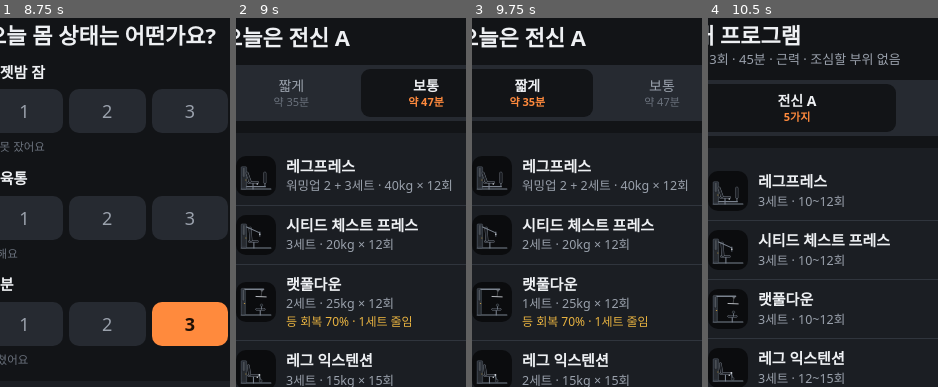
Above: before the commit, frames 1-4 (left to right).
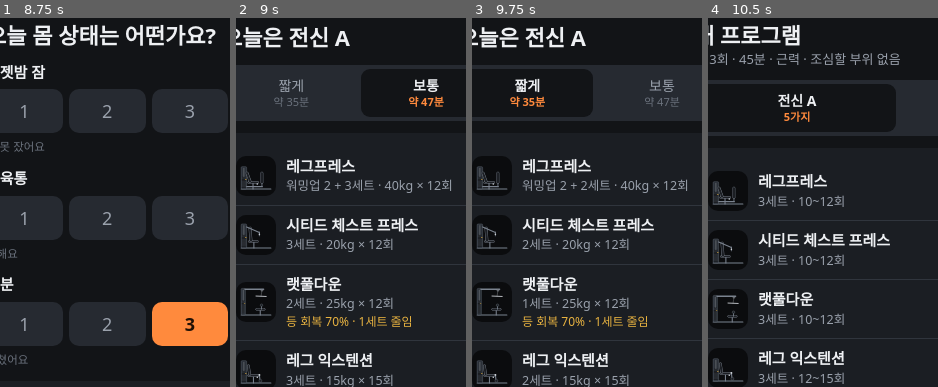
Above: after the commit, the same moments.

Repository: bee-tinker/games
Game: browser game, page pt/mockup.html
Two runs of this game, one before a commit and one after it. Both use one fixed random seed, a clock stepped at 60 frames per second and the inputs below.
Inputs:
- Up to frame 1 (8.75 s): click "오늘 운동 시작" at 0.27 s; click "← 뒤로" at 1.27 s; tap Enter at 1.52 s; click "오늘 운동 시작" at 1.77 s; click "2" at 2.02 s; click "1" at 2.77 s; click "4" at 3.52 s; click "5" at 4.27 s; click "4" at 5.02 s; click "1" at 5.77 s; click "2" at 6.52 s; click "5" at 7.27 s; click "3" at 8.02 s
- Up to frame 2 (9 s): click "다음" at 8.77 s
- Up to frame 3 (9.75 s): click "짧게 약 35분" at 9.52 s
- Up to frame 4 (10.5 s): click "수정" at 10.27 s
The pictures show only the part of the screen within x 9-59%, y 7-57%; the shares and areas given below are measured in that part.

Frame 1 is identical in both runs. In frame 2, 0.1% of the frame differs, in the area x 3-14%, y 41-98%; in frame 3, 0.1%; in frame 4, 0.1%.

Commit message:
시안: 기구 그림을 누르면 움직이는 애니메이션 재생
Co-Authored-By: Claude Opus 5.5 <noreply@anthropic.com>
Claude-Session: https://claude.ai/code/session_015AizhTnHQyk9ECKUgb2UHL

Diff:
--- a/pt/mockup.html
+++ b/pt/mockup.html
@@ -77,7 +77,11 @@
 .plac-b{padding:10px 12px 12px;display:flex;flex-direction:column;gap:8px;color:#e9ebee;min-height:0;flex:1}
 .plac-fig{flex:1;min-height:0;display:flex;flex-direction:column;gap:6px}
 .plac-mach{flex:1.05;min-height:0;display:flex;align-items:center;justify-content:center;border-bottom:1px solid #2a2e34;padding-bottom:6px}
+.plac-mach{position:relative;width:100%;background:none;border-left:0;border-right:0;border-top:0;cursor:pointer}
+.plac-mach .mbox{height:100%;display:flex;justify-content:center}
 .plac-mach svg{height:100%;width:auto;max-width:100%}
+.mhint{position:absolute;right:4px;bottom:6px;font-size:11px;color:#c3c9d1;background:rgba(40,44,50,.85);padding:2px 8px;border-radius:99px}
+.plac-mach[data-play="1"] .mhint{color:var(--accent)}
 .plac-bodies{flex:1;min-height:0;display:flex;justify-content:center;gap:14px}
 .plac-bodies svg{height:100%;width:auto}
 .plac-m{font-size:14px;font-weight:700;line-height:1.4;text-align:center}
@@ -361,40 +365,56 @@
 function mCable(x1,y1,x2,y2){return mL(x1,y1,x2,y2,1.3,MC.cr)}
 function mPlate(x,y,r){return '<circle cx="'+x+'" cy="'+y+'" r="'+r+'" fill="'+MC.pl+'" stroke="'+MC.edge+'" stroke-width="1.2"/><circle cx="'+x+'" cy="'+y+'" r="'+(r*0.22)+'" fill="'+MC.cr+'"/>'}
 function mBase(x1,x2){return mL(x1||10,131,x2||150,131,5)}
-function mTower(x,y,w,h){var s='<rect x="'+x+'" y="'+y+'" width="'+w+'" height="'+h+'" rx="5" fill="'+MC.dk+'" stroke="'+MC.fr+'" stroke-width="1.5"/>',sy=y+h*0.45;
-  s+='<rect x="'+(x+4)+'" y="'+sy+'" width="'+(w-8)+'" height="'+(y+h-sy-6)+'" fill="'+MC.pl+'"/>';
-  for(var yy=sy+5;yy<y+h-7;yy+=5)s+=mL(x+4,yy,x+w-4,yy,0.8,MC.edge);
-  return s+mL(x+w/2,y+8,x+w/2,sy,1.4,MC.cr)+'<rect x="'+(x+w-7)+'" y="'+(sy+14)+'" width="6" height="3" rx="1" fill="var(--warn)"/>';}
+// 무게 판 기둥: t(0~1)만큼 윗부분 판이 들려 올라감
+function mTower(x,y,w,h,t){t=t||0;var s='<rect x="'+x+'" y="'+y+'" width="'+w+'" height="'+h+'" rx="5" fill="'+MC.dk+'" stroke="'+MC.fr+'" stroke-width="1.5"/>',sy=y+h*0.45,lift=t*16,cut=sy+16;
+  s+='<rect x="'+(x+4)+'" y="'+cut+'" width="'+(w-8)+'" height="'+(y+h-cut-6)+'" fill="'+MC.pl+'"/>';
+  for(var yy=cut+5;yy<y+h-7;yy+=5)s+=mL(x+4,yy,x+w-4,yy,0.8,MC.edge);
+  s+='<g transform="translate(0 '+(-lift).toFixed(1)+')"><rect x="'+(x+4)+'" y="'+sy+'" width="'+(w-8)+'" height="16" fill="'+MC.pl+'"/>'+mL(x+4,sy+5,x+w-4,sy+5,0.8,MC.edge)+mL(x+4,sy+10,x+w-4,sy+10,0.8,MC.edge)+'<rect x="'+(x+w-7)+'" y="'+(sy+12)+'" width="6" height="3" rx="1" fill="var(--warn)"/></g>';
+  return s+mL(x+w/2,y+8,x+w/2,sy-lift,1.4,MC.cr);}
 function mDumbbell(cx,cy,s){var hw=22*s,hh=15*s;return mL(cx-hw,cy,cx+hw,cy,5*s,MC.cr)+'<rect x="'+(cx-hw-10*s)+'" y="' …(280 unchanged characters)…
+function lp(a,b,t){return a+(b-a)*t}
+function rot(px,py,len,deg){var r=deg*Math.PI/180;return [px+Math.cos(r)*len,py+Math.sin(r)*len]}
+function pivot(x,y){return '<circle cx="'+x+'" cy="'+y+'" r="4.5" fill="'+MC.cr+'"/>'}
 var MACH={
-  lp_pin:function(){return mBase()+mTower(10,26,26,105)+mL(36,120,124,120,5)+mL(122,100,122,120,4)+mPad(122,56,122,100,10)+mL(66,104,66,131,5)+mPad(46,100,88,100,9)+mPad(52,95,38,56,10)+mGrip(86,108)},
-  lp_45:function(){return mBase()+mL(58,129,150,36,6)+mPlate(134,58,15)+mPad(98,60,122,86,10)+mL(40,116,40,131,5)+mPad(26,112,62,112,9)+mPad(30,107,12,82,10)+mGrip(56,104)},
-  leg_ext:function(){return mBase()+mTower(10,26,26,105)+mL(68,100,68,131,5)+mPad(46,96,92,96,9)+mPad(50,91,44,50,10)+mL(96,93,100,117,5)+'<circle cx="96" cy="93" r="4.5" fill="'+MC.cr+'"/>'+mRoll(102,121,7)+mGrip(86,104)},
-  leg_curl:function(){return mBase()+mTower(10,26,26,105)+mL(68,100,68,131,5)+mPad(46,96,92,96,9)+mPad(50,91,44,50,10)+mPad(78,80,102,80,8)+mL(96,93,126,96,5)+'<circle cx="96" cy="93" r="4.5" fill="'+MC.cr+'"/>'+mRoll(128,97,7)+mGrip(86,104)},
-  adductor:function(){return mBase()+mTower(10,26,26,105)+mL(68,102,68,131,5)+mPad(46,98,92,98,9)+mPad(52,93,48,54,10)+mL(98,104,74,120,4)+mPad(98,76,98,104,9)+mGrip(84,106)},
-  chest_press:function(){return mBase()+mTower(10,18,26,113)+mL(70,104,70,131,5)+mPad(50,100,86,100,9)+mPad(56,95,52,38,11)+mL(36,32,98,60,5)+mL(98,56,98,76,4)+mGrip(98,66)},
-  incline:function(){return mBase()+mTower(10,18,26,113)+mL(72,108,72,131,5)+mPad(56,104,90,104,9)+mPad(60,99,34,56,11)+mL(36,26,94,38,5)+mL(94,34,94,50,4)+mGrip(94,42)},
-  pec_deck:function(){return mBase()+mTower(10,18,26,113)+mL(70,108,70,131,5)+mPad(52,104,86,104,9)+mPad(58,99,56,44,11)+'<circle cx="62" cy="30" r="5" fill="'+MC.cr+'"/>'+mL(62,30,106,34,6)+mPad(106,38,106,76,9)},
-  lat_pd:function(){return mBase()+mTower(10,6,20,125)+mL(28,10,116,10,6)+mPulley(108,15)+mCable(108,15,104,44)+mL(80,44,128,46,4,MC.cr)+mL(100,108,100,131,5)+mPad(84,104,118,104,9)+mL(106,86,106,104,4)+mRoll(106,85,6)},
-  assist_chin:function(){return mBase()+mTower(10,6,20,125)+mL(28,12,100,12,6)+mL(100,12,100,24,4)+mGrip(100,24)+mL(28,50,92,50,4)+mGrip(92,50)+mL(36,104,62,88,5)+mPad(60,86,98,86,9)+mL(56,114,84,114,4)},
-  cable_row:function(){return mBase()+'<rect x="132" y="16" width="18" height="115" rx="5" fill="'+MC.dk+'" stroke="'+MC.fr+'" stroke-width="1.5"/>'+mPulley(128,121)+mCable(128,121,96,98)+'<path d="M90 96 L96 104 L102 96" fill="none" stroke="'+MC.cr+'" stro …(126 unchanged characters)…
-  pushdown:function(){return mBase()+'<rect x="118" y="6" width="22" height="125" rx="5" fill="'+MC.dk+'" stroke="'+MC.fr+'" stroke-width="1.5"/>'+mPulley(113,14)+mCable(113,14,104,70)+mL(92,72,116,72,4,MC.cr)},
-  tbar:function(){return mBase()+mL(86,66,86,131,5)+mPad(68,80,106,56,10)+mPad(48,124,82,124,6)+mL(22,126,128,92,5,MC.cr)+mPlate(132,90,14)+mL(100,99,106,108,4)+mGrip(106,108)},
-  sh_press:function(){return mBase()+mTower(10,18,26,113)+mL(70,108,70,131,5)+mPad(52,104,86,104,9)+mPad(58,99,56,44,11)+mL(36,30,88,30,5)+mL(88,30,90,48,4)+mGrip(90,46)},
-  arm_curl:function(){return mBase()+mTower(10,26,26,105)+mL(54,112,54,131,5)+mPad(38,108,70,108,9)+mL(90,94,90,131,5)+mPad(72,84,106,98,10)+'<circle cx="108" cy="97" r="4.5" fill="'+MC.cr+'"/>'+mL(108,97,120,70,4)+mGrip(120,70)},
-  db:function(){return mL(14,131,146,131,2,MC.edge)+mDumbbell(82,72,1.25)+mDumbbell(70,112,0.8)},
-  db_row:function(){return mL(14,131,146,131,2,MC.edge)+mL(52,100,52,131,4)+mL(120,100,120,131,4)+mPad(40,96,132,96,10)+mDumbbell(84,118,0.7)},
+  lp_pin:function(t){var fx=lp(108,132,t);return mBase()+mTower(10,26,26,105,t)+mL(36,120,fx+2,120,5)+mL(fx,100,fx,120,4)+mPad(fx,56,fx,100,10)+mL(66,104,66,131,5)+mPad(46,100,88,100,9)+mPad(52,95,38,56,10)+mGrip(86,108)},
+  lp_45:function(t){var d=lp(-10,12,t),dx=d*0.7,dy=-d*0.7;return mBase()+mL(58,129,150,36,6)+'<g transform="translate('+dx.toFixed(1)+' '+dy.toFixed(1)+')">'+mPlate(134,58,15)+mPad(98,60,122,86,10)+'</g>'+mL(40,116,40,131,5)+mPad(26,112,62,112,9)+mPad(30,107,12,82,10)+mGrip(56,104)},
+  leg_ext:function(t){var e=rot(96,93,25,lp(84,8,t));return mBase()+mTower(10,26,26,105,t)+mL(68,100,68,131,5)+mPad(46,96,92,96,9)+mPad(50,91,44,50,10)+mL(96,93,e[0],e[1],5)+pivot(96,93)+mRoll(e[0]+2,e[1]+3,7)+mGrip(86,104)},
+  leg_curl:function(t){var e=rot(96,93,30,lp(6,82,t));return mBase()+mTower(10,26,26,105,t)+mL(68,100,68,131,5)+mPad(46,96,92,96,9)+mPad(50,91,44,50,10)+mPad(78,80,102,80,8)+mL(96,93,e[0],e[1],5)+pivot(96,93)+mRoll(e[0]+2,e[1]+1,7)+mGrip(86,104)},
+  adductor:function(t){var x=lp(104,92,t);return mBase()+mTower(10,26,26,105,t)+mL(68,102,68,131,5)+mPad(46,98,92,98,9)+mPad(52,93,48,54,10)+mL(x,104,74,120,4)+mPad(x,76,x,104,9)+mGrip(84,106)},
+  chest_press:function(t){var hx=lp(96,122,t),hy=lp(62,58,t);return mBase()+mTower(10,18,26,113,t)+mL(70,104,70,131,5)+mPad(50,100,86,100,9)+mPad(56,95,52,38,11)+mL(36,32,hx,hy-4,5)+mL(hx,hy-6,hx,hy+12,4)+mGrip(hx,hy+4)},
+  incline:function(t){var hx=lp(90,112,t),hy=lp(40,20,t);return mBase()+mTower(10,18,26,113,t)+mL(72,108,72,131,5)+mPad(56,104,90,104,9)+mPad(60,99,34,56,11)+mL(36,26,hx,hy-4,5)+mL(hx,hy-6,hx,hy+10,4)+mGrip(hx,hy+2)},
+  pec_deck:function(t){var e=rot(62,30,44,lp(-14,22,t));return mBase()+mTower(10,18,26,113,t)+mL(70,108,70,131,5)+mPad(52,104,86,104,9)+mPad(58,99,56,44,11)+pivot(62,30)+mL(62,30,e[0],e[1],6)+mPad(e[0],e[1]+4,e[0],e[1]+42,9)},
+  lat_pd:function(t){var by=lp(42,74,t);return mBase()+mTower(10,6,20,125,t)+mL(28,10,116,10,6)+mPulley(108,15)+mCable(108,15,104,by)+mL(80,by,128,by+2,4,MC.cr)+mL(100,108,100,131,5)+mPad(84,104,118,104,9)+mL(106,86,106,104,4)+mRoll(106,85,6)},
+  assist_chin:function(t){var py=lp(92,70,t);return mBase()+mTower(10,6,20,125,t)+mL(28,12,100,12,6)+mL(100,12,100,24,4)+mGrip(100,24)+mL(28,50,92,50,4)+mGrip(92,50)+mL(36,104,62,py+2,5)+mPad(60,py,98,py,9)+mL(56,114,84,114,4)},
+  cable_row:function(t){var hx=lp(100,70,t);return mBase()+'<rect x="132" y="16" width="18" height="115" rx="5" fill="'+MC.dk+'" stroke="'+MC.fr+'" stroke-width="1.5"/>'+mPulley(128,121)+mCable(128,121,hx,98)+'<path d="M'+(hx-6)+' 96 L'+hx+' 104 L'+(hx+6)+' 96" fill="none" stroke="'+MC.cr+'" stro …(126 unchanged characters)…
+  pushdown:function(t){var by=lp(62,102,t);return mBase()+'<rect x="118" y="6" width="22" height="125" rx="5" fill="'+MC.dk+'" stroke="'+MC.fr+'" stroke-width="1.5"/>'+mPulley(113,14)+mCable(113,14,104,by)+mL(92,by+2,116,by+2,4,MC.cr)},
+  tbar:function(t){var ey=lp(96,74,t),gy=lp(102,88,t),gx=lp(102,104,t);return mBase()+mL(86,66,86,131,5)+mPad(68,80,106,56,10)+mPad(48,124,82,124,6)+mL(22,126,128,ey,5,MC.cr)+mPlate(132,ey-2,14)+mL(gx,gy,gx+6,gy+9,4)+mGrip(gx+6,gy+9)},
+  sh_press:function(t){var hy=lp(48,18,t);return mBase()+mTower(10,18,26,113,t)+mL(70,108,70,131,5)+mPad(52,104,86,104,9)+mPad(58,99,56,44,11)+mL(36,30,88,hy-16,5)+mL(88,hy-16,90,hy,4)+mGrip(90,hy)},
+  arm_curl:function(t){var e=rot(108,97,30,lp(12,-108,t));return mBase()+mTower(10,26,26,105,t)+mL(54,112,54,131,5)+mPad(38,108,70,108,9)+mL(90,94,90,131,5)+mPad(72,84,106,98,10)+pivot(108,97)+mL(108,97,e[0],e[1],4)+mGrip(e[0],e[1])},
+  db:function(t){var y=lp(76,54,t);return mL(14,131,146,131,2,MC.edge)+mDumbbell(82,y,1.25)+mDumbbell(70,112,0.8)},
+  db_row:function(t){var y=lp(120,104,t);return mL(14,131,146,131,2,MC.edge)+mL(52,100,52,131,4)+mL(120,100,120,131,4)+mDumbbell(84,y,0.7)+mPad(40,96,132,96,10)},
   mat:function(){return '<path d="M22 112 L124 112 L146 124 L42 124 Z" fill="'+MC.pad+'" stroke="'+MC.edge+'" stroke-width="1.3"/><circle cx="34" cy="104" r="8" fill="'+MC.pad+'" stroke="'+MC.edge+'" stroke-width="1.3"/>'},
   back_ext:function(){return mL(14,131,146,131,5)+mL(34,128,112,60,6)+mPad(104,60,124,80,11)+mRoll(44,116,6)+mRoll(54,124,6)+mL(116,58,128,48,4)+mGrip(128,48)},
   decline:function(){return mBase()+mL(36,74,36,131,4)+mL(124,104,124,131,4)+mPad(28,72,134,106,10)+mRoll(22,62,6)+mRoll(32,56,6)},
-  smith:function(){return mBase()+mL(30,8,30,131,6)+mL(130,8,130,131,6)+mL(30,8,130,8,5)+mL(20,64,140,64,4,MC.cr)+mPlate(26,64,13)+mPlate(134,64,13)},
+  smith:function(t){var y=lp(70,36,t);return mBase()+mL(30,8,30,131,6)+mL(130,8,130,131,6)+mL(30,8,130,8,5)+mL(20,y,140,y,4,MC.cr)+mPlate(26,y,13)+mPlate(134,y,13)},
   bench:function(){return mL(14,131,146,131,2,MC.edge)+mL(46,100,46,131,4)+mL(116,100,116,131,4)+mPad(30,96,130,96,10)+mPad(36,90,26,56,9)},
-  cardio:function(){return mL(14,131,146,131,2,MC.edge)+'<path d="M24 120 L132 112 L136 124 L26 128 Z" fill="'+MC.dk+'" stroke="'+MC.fr+'" stroke-width="1.5"/>'+mL(112,112,104,48,5)+mL(96,44,124,52,5) …(110 unchanged characters)…
+  cardio:function(t){var o=(t*24)%12,belt='';for(var x=30+o;x<130;x+=12)belt+=mL(x,126-(x-26)*0.07,x+4,126-(x-22)*0.07,1,MC.edge);return mL(14,131,146,131,2,MC.edge)+'<path d="M24 120 L132 112 L136 124 L26 128 Z" fill="'+MC.dk+'" stroke="'+MC.fr+'" stroke-width="1.5"/>'+belt+mL(112,112,104,48,5)+mL(96,44,124,52,5) …(110 unchanged characters)…
 };
+var STILL={mat:1,back_ext:1,decline:1,bench:1};
 var EXM={goblet:'db',db_rdl:'db',db_lateral:'db',glute_br:'mat',pushup:'mat',plank:'mat',deadbug:'mat',rear_delt:'pec_deck',decline_crunch:'decline',cable_row:'cable_row'};
 var GEARM={cable:'cable_row',db:'db',bench:'bench',smith:'smith',cardio:'cardio',back_ext:'back_ext',decline:'decline'};
 function machFor(e){return EXM[e.id]||(MACH[e.id]?e.id:GEARM[e.gear]||'mat')}
-function machSvg(key,label){var f=MACH[key]||MACH.mat;return '<svg viewBox="0 0 160 140" role="img" aria-label="'+esc(label||'')+' 기구 그림">'+f()+'</svg>'}
+function machSvg(key,label,t){var f=MACH[key]||MACH.mat;return '<svg viewBox="0 0 160 140" role="img" aria-label="'+esc(label||'')+' 기구 그림">'+f(t||0)+'</svg>'}
+// 기구 그림을 누르면 움직임 재생 / 다시 누르면 멈춤
+var reduceMotion=false;try{reduceMotion=matchMedia('(prefers-reduced-motion: reduce)').matches}catch(e){}
+function machTick(ts){
+  var els=document.querySelectorAll('[data-mach][data-play="1"]');
+  if(els.length){var ph=(ts%2400)/2400,t=ph<0.5?ph*2:2-ph*2;t=t*t*(3-2*t);
+    for(var i=0;i<els.length;i++){var el=els[i];el.querySelector('.mbox').innerHTML=machSvg(el.dataset.mach,el.dataset.label,t)}}
+  requestAnimationFrame(machTick);
+}
+requestAnimationFrame(machTick);
+function machPlayer(key,label){var still=STILL[key];return '<button class="plac-mach" '+(still?'':'data-act="mplay" ')+'data-mach="'+key+'" data-label="'+esc(label)+'" data-play="0" aria-label="'+esc(label)+' 기구 움직임 '+(still?'':'재생')+'"><span class="mbox">'+machSvg(key,label,0)+'</span>'+(still?'':'<span class="mhint">▶ 눌러서 움직임 보기</span>')+'</button>'}
 var FRONTM=['chest','abs','quads','inner','biceps','shin'],BACKM=['lats','lowback','glutes','hams','calves','triceps'];
 function mainView(m){var a=m.filter(function(k){return FRONTM.indexOf(k)>=0}).length,b=m.filter(function(k){return BACKM.indexOf(k)>=0}).length;return b>a?'back':'front'}
 function thumb(e){return '<span class="thumb">'+machSvg(e?machFor(e):'mat',e?e.n:'')+'</span>'}
@@ -402,7 +422,7 @@
 function placard(id,tips){
   var e=LIB[id];
   var h='<div class="plac grow"><div class="plac-h">'+e.n+'</div><div class="plac-b">';
-  h+='<div class="plac-fig"><div class="plac-mach">'+machSvg(machFor(e),e.n)+'</div><div class="plac-bodies">'+bodyArt('front',{hl:e.m})+bodyArt('back',{hl:e.m})+'</div></div>';
+  h+='<div class="plac-fig">'+machPlayer(machFor(e),e.n)+'<div class="plac-bodies">'+bodyArt('front',{hl:e.m})+bodyArt('back',{hl:e.m})+'</div></div>';
   h+='<div class="plac-m">'+e.m.map(function(k){return MN[k]}).join(' / ')+'</div>';
   if(tips)h+='<ol class="plac-t">'+e.tips.map(function(t){return '<li>'+t+'</li>'}).join('')+'</ol>';
   return h+'</div></div>';
@@ -690,6 +710,7 @@
   else if(a==='addgear'){S.newGear={kind:null,usage:null};openSheet(sheetAddGear())}
   else if(a==='kind'){S.newGear.kind=t.dataset.k;openSheet(sheetAddGear())}
   else if(a==='savegear'){if(!S.newGear.kind)return;D.extraGear.push({nm:S.newGear.kind});save();closeSheet();S.gearCat='기타';render();toast(S.newGear.kind+'을(를) 추가했어요')}
+  else if(a==='mplay'){var on=t.dataset.play!=='1';t.dataset.play=on?'1':'0';var hn=t.querySelector('.mhint');if(hn)hn.textContent=on?'■ 눌러서 멈추기':'▶ 눌러서 움직임 보기';if(!on)t.querySelector('.mbox').innerHTML=machSvg(t.dataset.mach,t.dataset.label,0);if(on&&reduceMotion){t.querySelector('.mbox').innerHTML=machSvg(t.dataset.mach,t.dataset.label,1);t.dataset.play='0';if(hn)hn.textContent='움직인 뒤 모습'}}
   else if(a==='close'){closeSheet()}
   else if(a==='toast'){toast(t.dataset.msg)}
 });
